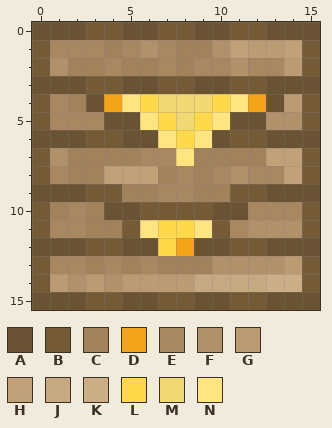
Pixel-art sprite, stored at Textures/beehive/mcl_beehives_beehive_front_honey.png. This is how it looked before the edit.
The file is 16x16 pixels. Colours within 5 levels of each other are drawn and written as one.
Palette (. is transparent): A #6a5333  B #755a36  C #a2825b  D #f1a418  E #a98761  F #b1916a  G #bc9b73  H #c2a179  J #c5a981  K #cbae85  L #ffd94a  M #f2d873  N #ffe47f
Pixels before, first column x 0:
 0 AAABBAABBAABBAAA
 1 BEEECEFECCFHGGHB
 2 BFCCECCECEEFEEGB
 3 AAABBAABBAABBAAA
 4 BECADNLMMMLNDAGB
 5 BEEEAANLMLNAAFFB
 6 AAABBAANLNABBAAA
 7 BFCCCCEENCCCCHHB
 8 BECCHHHCECEFEEHB
 9 AAABBCCEECCBBAAA
10 BCECAABBBBAAEEEB
11 BEECCBNLLNBEFFFB
12 AAABBAALDAABBAAA
13 BEECECECCCFFFFGB
14 BGFGFGGGGJJJJKKB
15 AAABBAABBAABBAAA
And afterwards:
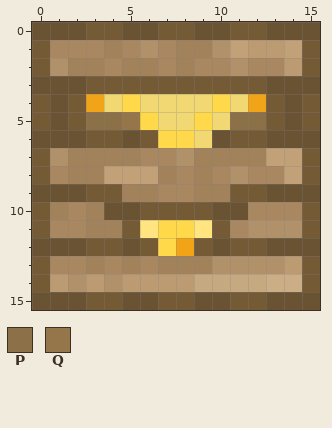
Colours new in this view: P #8c7048  Q #95764b
Change:
y 3: x 5..6 AA -> BB; x 9..10 AA -> BB
y 4: x 1..6 ECADNL -> ABDMLM; x 11 N -> M; x 13..14 AG -> BA
y 5: x 1..7 EEEAANL -> ABPPQLM; x 10..14 NAAFF -> MPPBA
y 6: x 6..7 AN -> BL; x 9 N -> M
y 7: x 8 N -> F
y 12: x 6 A -> B; x 9 A -> B
